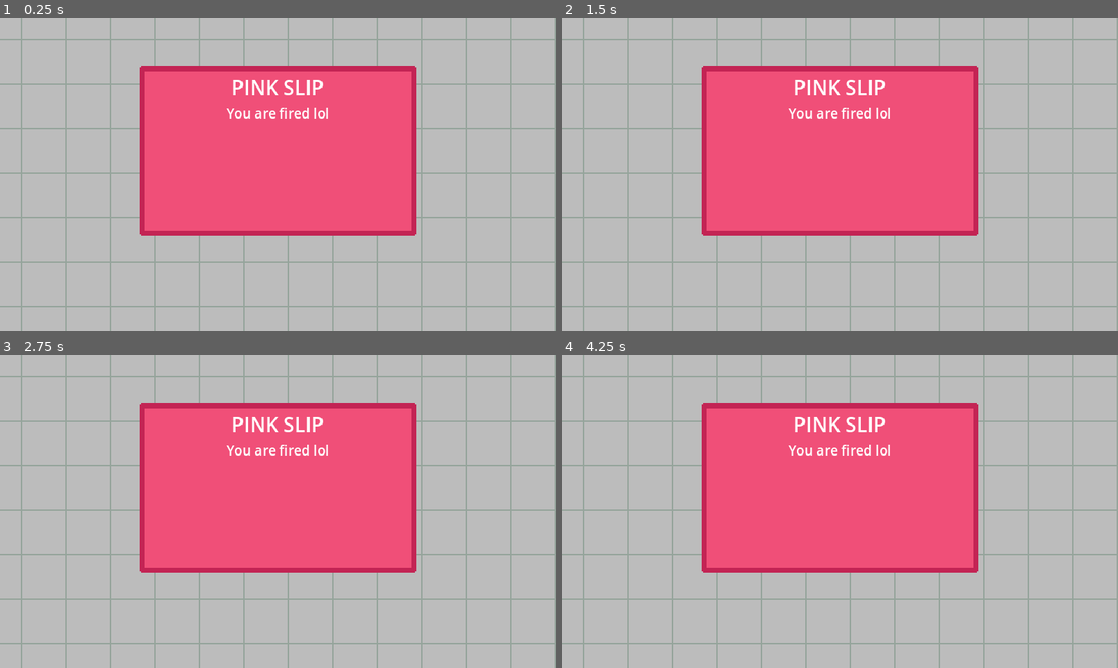
Above: before the commit, frames 1-4 (two rows, left to right).
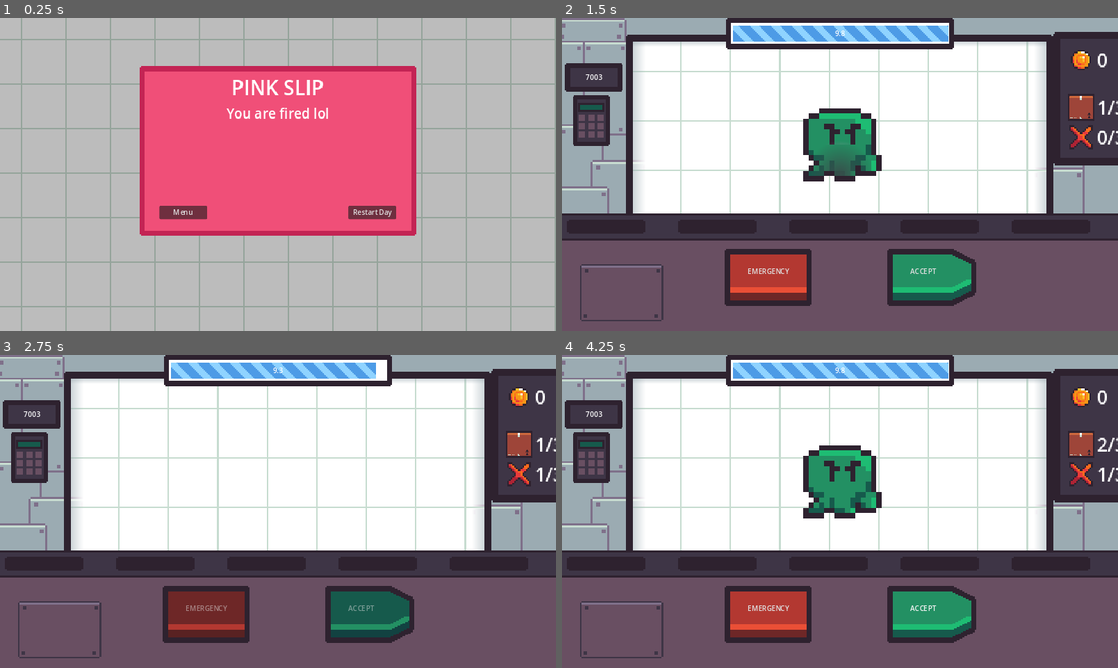
Above: after the commit, the same moments.

Repository: FixelDev/inside-out-inc
Game: Godot game, scene res://scenes/game_over/game_over.tscn
Same seed, same stepped clock (60 frames per second), same inputs: the game is played once before the commit and once after it. This scene is started directly instead of the project's main scene.
Inputs (mouse positions are in pixels of both pictures, inside the frame that each line leads up to):
- Up to frame 1 (0.25 s): no input
- Up to frame 2 (1.5 s): click (745, 212) at 0.5 s, where only the run after the commit has a clickable "Menu"; click (840, 174) at 1.25 s, where only the run after the commit has a clickable "Play"
- Up to frame 3 (2.75 s): click (378, 614) at 2 s, where only the run after the commit has a clickable "ACCEPT"
- Up to frame 4 (4.25 s): tap Enter at 2.75 s; move the mouse to (962, 495) at 2.77 s; tap Space at 3.5 s; move the mouse to (728, 527) at 3.52 s

The runs differ from the first frame. In frame 1, 0.8% of the frame differs, in the area x 28-72%, y 60-65%; in frame 2, 99%; in frame 3, 99%; in frame 4, 99%, in the area x 0-100%, y 0-100%.

Commit message:
Added menu, game over scene and scene manager to load scenes

Diff:
--- a/day/day.gd
+++ b/day/day.gd
@@ -12,6 +12,7 @@
 @export var alien_percent: float
 @export var alien_in_package_percent: float
 @export var alien_parts_in_package_percent: float
+@export var alien_parts_in_package_timer_percent: float
 
 @export_group("Alien parts difficulty")
 @export var alien_parts_easy_percent: float
--- a/day/day1.tres
+++ b/day/day1.tres
@@ -12,6 +12,7 @@
 alien_percent = 0.6
 alien_in_package_percent = 0.3
 alien_parts_in_package_percent = 0.1
+alien_parts_in_package_timer_percent = 0.0
 alien_parts_easy_percent = 1.0
 alien_parts_medium_percent = 0.0
 alien_parts_hard_percent = 0.0
--- /dev/null
+++ b/globals/scene_manager/scene_manager.gd
@@ -0,0 +1,5 @@
+extends Node2D
+
+
+func load_scene(scene_to_load: PackedScene) -> void:
+	get_tree().change_scene_to_packed(scene_to_load)
--- /dev/null
+++ b/globals/scene_manager/scene_manager.tscn
@@ -0,0 +1,6 @@
+[gd_scene load_steps=2 format=3 uid="uid://be04v30voe4it"]
+
+[ext_resource type="Script" path="res://globals/scene_manager/scene_manager.gd" id="1_liu1a"]
+
+[node name="SceneManager" type="Node2D"]
+script = ExtResource("1_liu1a")
--- a/project.godot
+++ b/project.godot
@@ -20,6 +20,7 @@
 Globals="*res://globals/globals.gd"
 AlienDatabase="*res://globals/alien_database/alien_database.tscn"
 DayManager="*res://globals/day_manager/day_manager.tscn"
+SceneManager="*res://globals/scene_manager/scene_manager.tscn"
 
 [display]
 
--- /dev/null
+++ b/scenes/game_over/game_over.gd
@@ -0,0 +1,12 @@
+extends Node2D
+
+@export var game_scene: PackedScene
+@export var menu_scene: PackedScene
+
+
+func _on_reset_day_button_pressed():
+	SceneManager.load_scene(game_scene)
+
+
+func _on_menu_button_pressed():
+	SceneManager.load_scene(menu_scene)
--- a/scenes/game_over/game_over.tscn
+++ b/scenes/game_over/game_over.tscn
@@ -1,7 +1,10 @@
-[gd_scene load_steps=6 format=3 uid="uid://fuicjracfebf"]
+[gd_scene load_steps=9 format=3 uid="uid://fuicjracfebf"]
 
 [ext_resource type="Texture2D" uid="uid://u6wcejef6fm1" path="res://scenes/game/graphics/bg.png" id="1_bdssc"]
+[ext_resource type="Script" path="res://scenes/game_over/game_over.gd" id="1_e1f0a"]
+[ext_resource type="PackedScene" uid="uid://domuj11pt21e0" path="res://scenes/game/game.tscn" id="2_bg4pj"]
 [ext_resource type="Texture2D" uid="uid://dax526h3k8g01" path="res://scenes/game_over/pink_slip.png" id="2_vih7x"]
+[ext_resource type="PackedScene" uid="uid://du7fbmcghrmf4" path="res://scenes/menu/menu.tscn" id="3_muypk"]
 
 [sub_resource type="StyleBoxTexture" id="StyleBoxTexture_ihk6y"]
 texture = ExtResource("1_bdssc")
@@ -19,6 +22,9 @@
 texture_margin_bottom = 14.0
 
 [node name="GameOver" type="Node2D"]
+script = ExtResource("1_e1f0a")
+game_scene = ExtResource("2_bg4pj")
+menu_scene = ExtResource("3_muypk")
 
 [node name="CanvasLayer" type="CanvasLayer" parent="."]
 
@@ -79,3 +85,25 @@
 text = "You are fired lol"
 horizontal_alignment = 1
 vertical_alignment = 1
+
+[node name="Spacer" type="Control" parent="CanvasLayer/PinkSlip/VBoxContainer"]
+custom_minimum_size = Vector2(0, 182.44)
+layout_mode = 2
+
+[node name="HBoxContainer" type="HBoxContainer" parent="CanvasLayer/PinkSlip/VBoxContainer"]
+layout_mode = 2
+theme_override_constants/separation = 325
+alignment = 1
+
+[node name="MenuButton" type="Button" parent="CanvasLayer/PinkSlip/VBoxContainer/HBoxContainer"]
+custom_minimum_size = Vector2(110, 0)
+layout_mode = 2
+text = "Menu"
+
+[node name="ResetDayButton" type="Button" parent="CanvasLayer/PinkSlip/VBoxContainer/HBoxContainer"]
+custom_minimum_size = Vector2(110, 0)
+layout_mode = 2
+text = "Restart Day"
+
+[connection signal="pressed" from="CanvasLayer/PinkSlip/VBoxContainer/HBoxContainer/MenuButton" to="." method="_on_menu_button_pressed"]
+[connection signal="pressed" from="CanvasLayer/PinkSlip/VBoxContainer/HBoxContainer/ResetDayButton" to="." method="_on_reset_day_button_pressed"]
--- /dev/null
+++ b/scenes/menu/menu.gd
@@ -0,0 +1,8 @@
+extends Node2D
+
+@export var game_scene: PackedScene
+
+
+
+func _on_play_button_pressed():
+	SceneManager.load_scene(game_scene)
--- /dev/null
+++ b/scenes/menu/menu.tscn
@@ -0,0 +1,26 @@
+[gd_scene load_steps=3 format=3 uid="uid://du7fbmcghrmf4"]
+
+[ext_resource type="Script" path="res://scenes/menu/menu.gd" id="1_ph68u"]
+[ext_resource type="PackedScene" uid="uid://domuj11pt21e0" path="res://scenes/game/game.tscn" id="2_a35gv"]
+
+[node name="Menu" type="Node2D"]
+script = ExtResource("1_ph68u")
+game_scene = ExtResource("2_a35gv")
+
+[node name="UI" type="CanvasLayer" parent="."]
+
+[node name="PlayButton" type="Button" parent="UI"]
+anchors_preset = 8
+anchor_left = 0.5
+anchor_top = 0.5
+anchor_right = 0.5
+anchor_bottom = 0.5
+offset_left = -20.5
+offset_top = -15.5
+offset_right = 20.5
+offset_bottom = 15.5
+grow_horizontal = 2
+grow_vertical = 2
+text = "Play"
+
+[connection signal="pressed" from="UI/PlayButton" to="." method="_on_play_button_pressed"]
Binary file changed: room_project.aseprite
